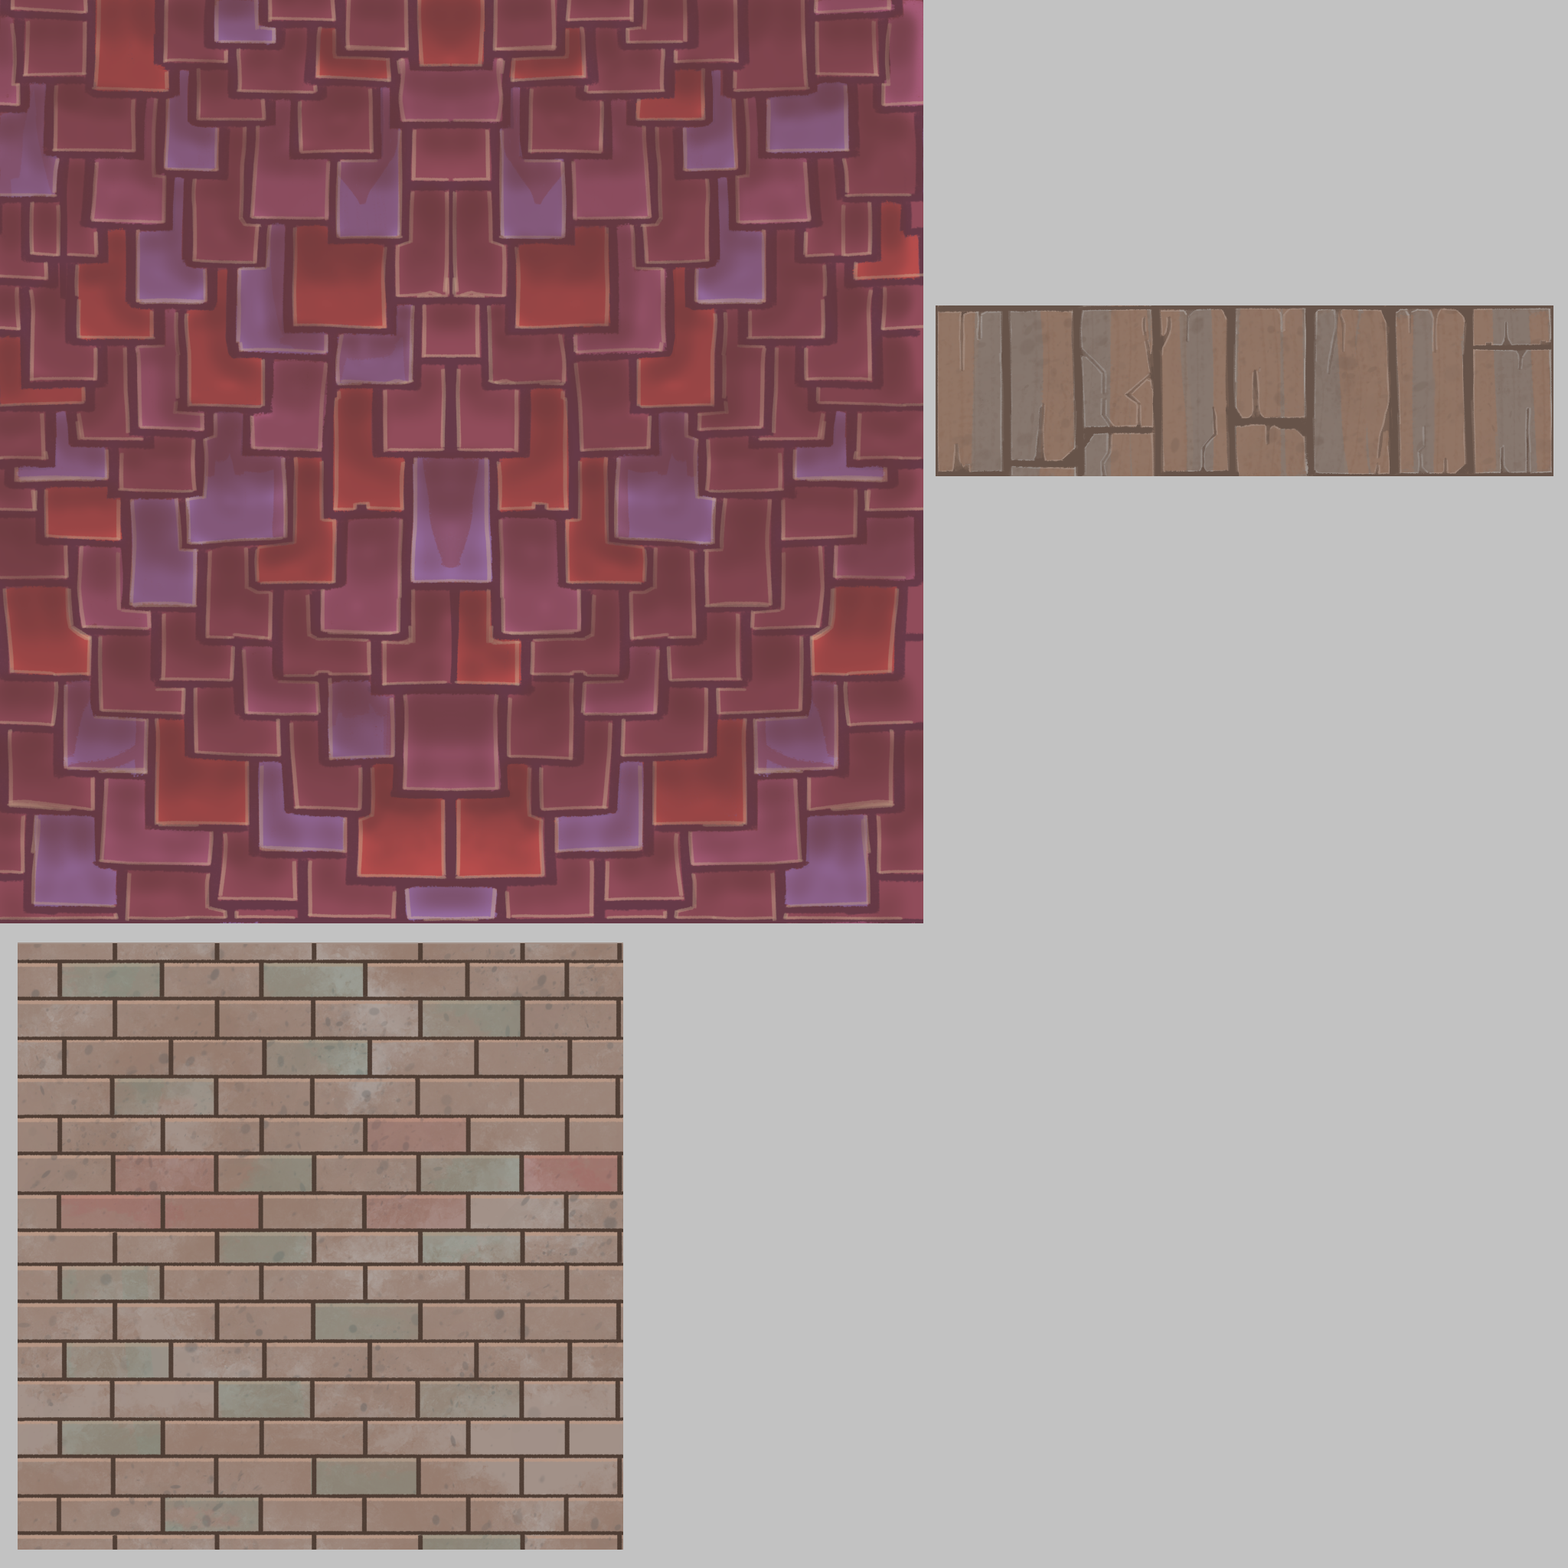
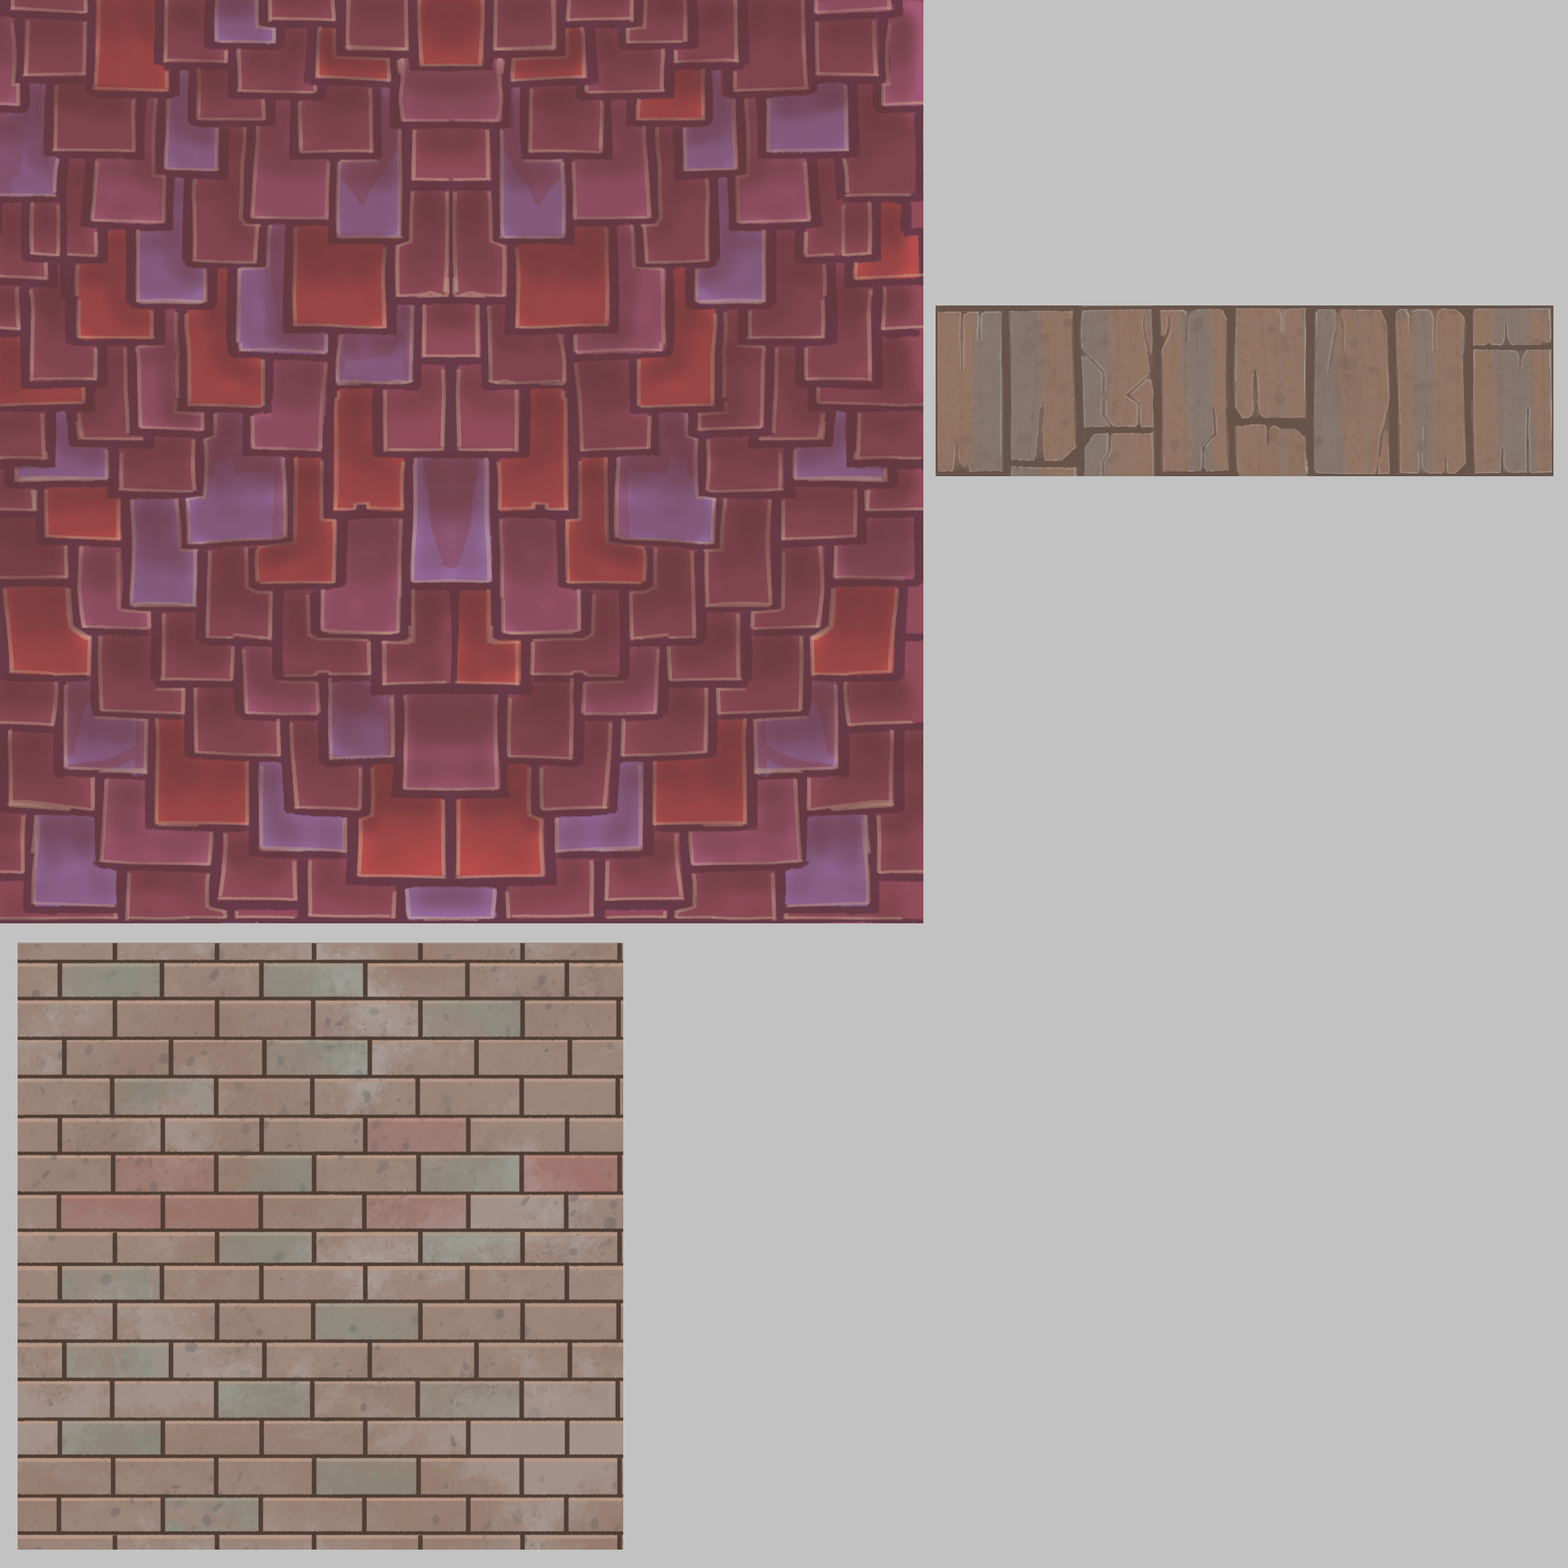
Comparing the layer stacks of the two (1568, 1568) images. Changes:
painted on "Pintar camada 19" over [418, 1534, 521, 1550]